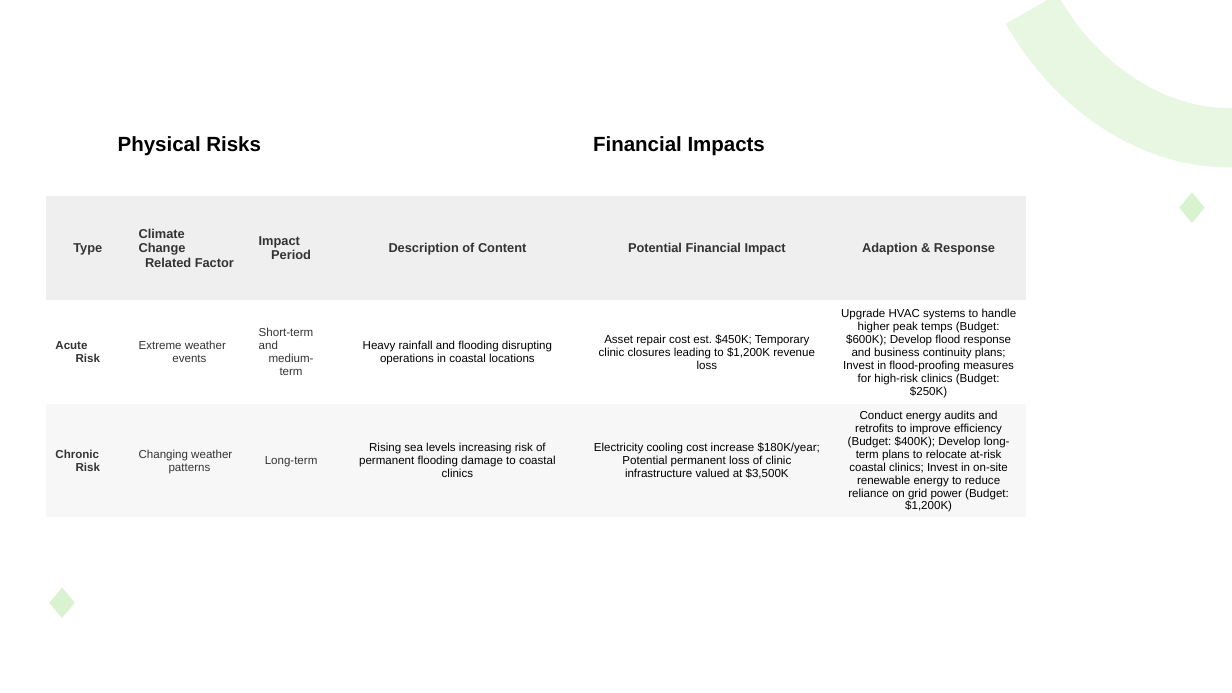
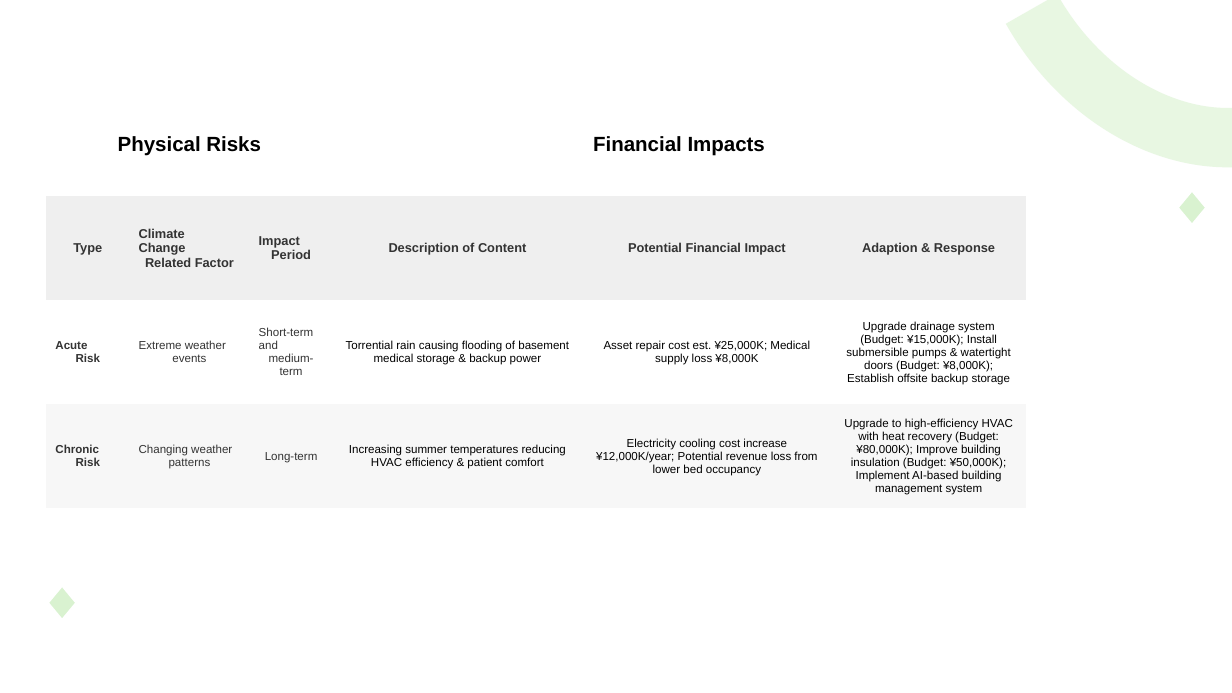
Before and after one commit to jackman993/sustainability-rep, a slide deck: slide 2 of shared/engine/tcfd/output/TCFD_table.pptx. Drawn at 1232x693 pixels with LibreOffice and Linux fonts; fonts in the diff are those of the drawing. Boxes give left, top, right and bottom in pixels: in the first picture for what was removed or moved away, otherwise in the second. Text is boxed around its words. In the diff, an @@ line names an element or a change of style, - is before the commit and + after.

```diff
--- a/shared/engine/tcfd/output/TCFD_table.pptx
+++ b/shared/engine/tcfd/output/TCFD_table.pptx
@@ table at (x1=46, y1=92, x2=1026, y2=508) @@
-row 3: Acute Risk | Extreme weather events | Short-term and medium-term | Heavy rainfall and flooding disrupting operations in coastal locations | Asset repair cost est. $450K; Temporary clinic closures leading to $1,200K revenue loss | Upgrade HVAC systems to handle higher peak temps (Budget: $600K); Develop flood response and business continuity plans; Invest in flood-proofing measures for high-risk clinics (Budget: $250K)
+row 3: Acute Risk | Extreme weather events | Short-term and medium-term | Torrential rain causing flooding of basement medical storage & backup power | Asset repair cost est. ¥25,000K; Medical supply loss ¥8,000K | Upgrade drainage system (Budget: ¥15,000K); Install submersible pumps & watertight doors (Budget: ¥8,000K); Establish offsite backup storage
-row 4: Chronic Risk | Changing weather patterns | Long-term | Rising sea levels increasing risk of permanent flooding damage to coastal clinics | Electricity cooling cost increase $180K/year; Potential permanent loss of clinic infrastructure valued at $3,500K | Conduct energy audits and retrofits to improve efficiency (Budget: $400K); Develop long-term plans to relocate at-risk coastal clinics; Invest in on-site renewable energy to reduce reliance on grid power (Budget: $1,200K)
+row 4: Chronic Risk | Changing weather patterns | Long-term | Increasing summer temperatures reducing HVAC efficiency & patient comfort | Electricity cooling cost increase ¥12,000K/year; Potential revenue loss from lower bed occupancy | Upgrade to high-efficiency HVAC with heat recovery (Budget: ¥80,000K); Improve building insulation (Budget: ¥50,000K); Implement AI-based building management system
```
Also in this commit, not shown: 5 other slides changed, 1 slide added, 1 slide removed, 8 other files.
